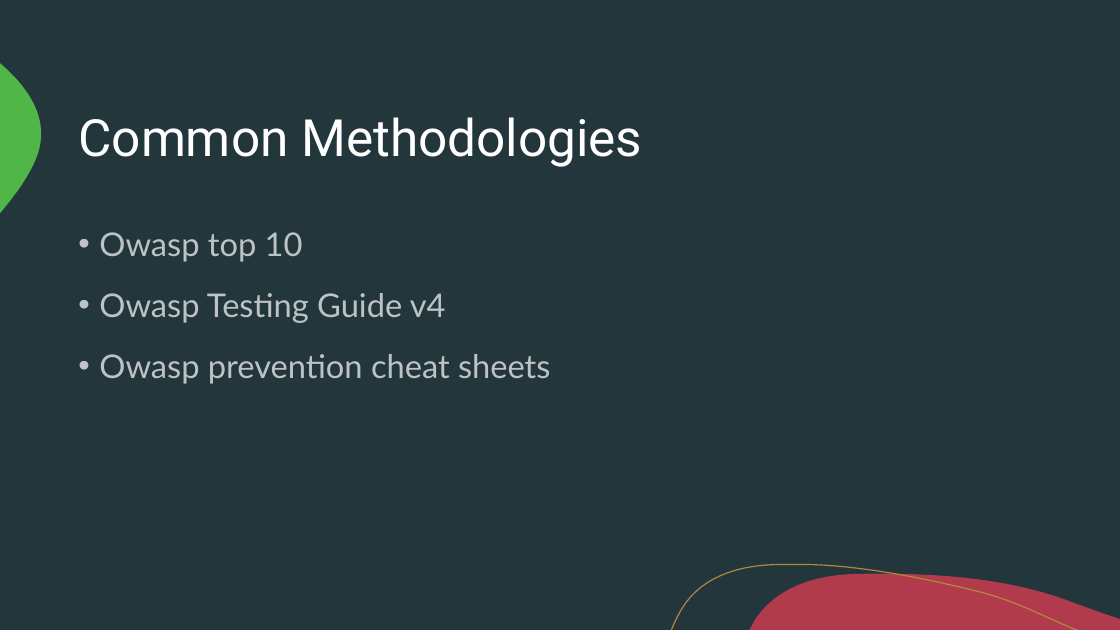
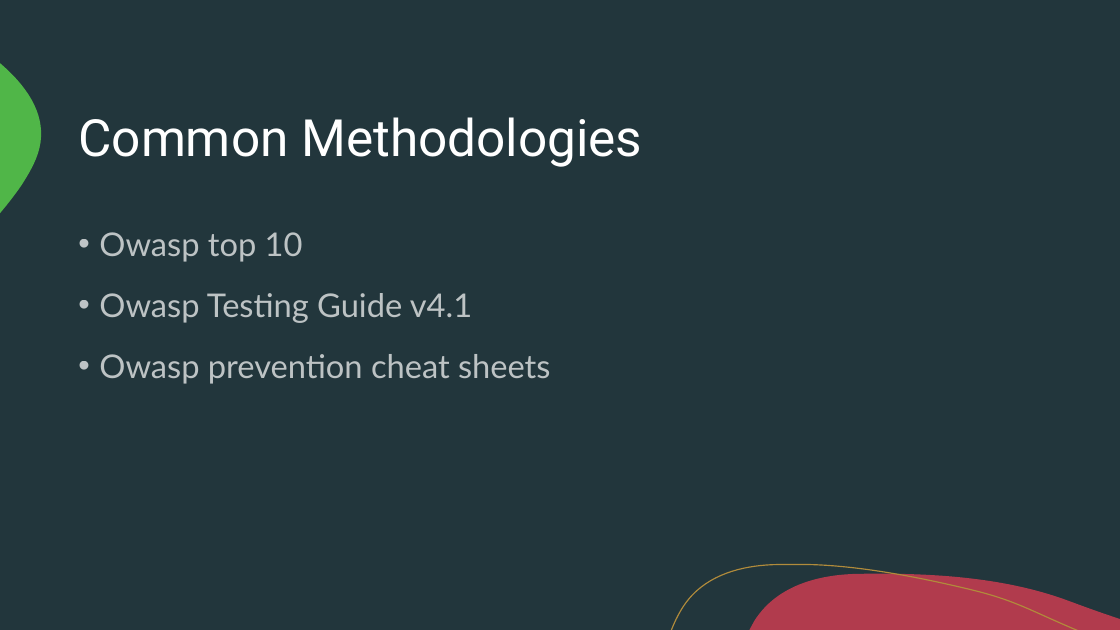
Before and after one commit to harshmodi008/owasp_vancouver, a slide deck: slide 6 of Cybersecurity.pptx. Drawn at 1120x630 pixels with LibreOffice and Linux fonts; fonts in the diff are those of the drawing. Boxes give left, top, right and bottom in pixels: in the first picture for what was removed or moved away, otherwise in the second. Text is boxed around its words. In the diff, an @@ line names an element or a change of style, - is before the commit and + after.

```diff
--- a/Cybersecurity.pptx
+++ b/Cybersecurity.pptx
@@ text at (x1=99, y1=293, x2=472, y2=323): text changed @@
-• Owasp Testing Guide v4
+• Owasp Testing Guide v4.1
```
Also in this commit, not shown: 4 other slides changed.
